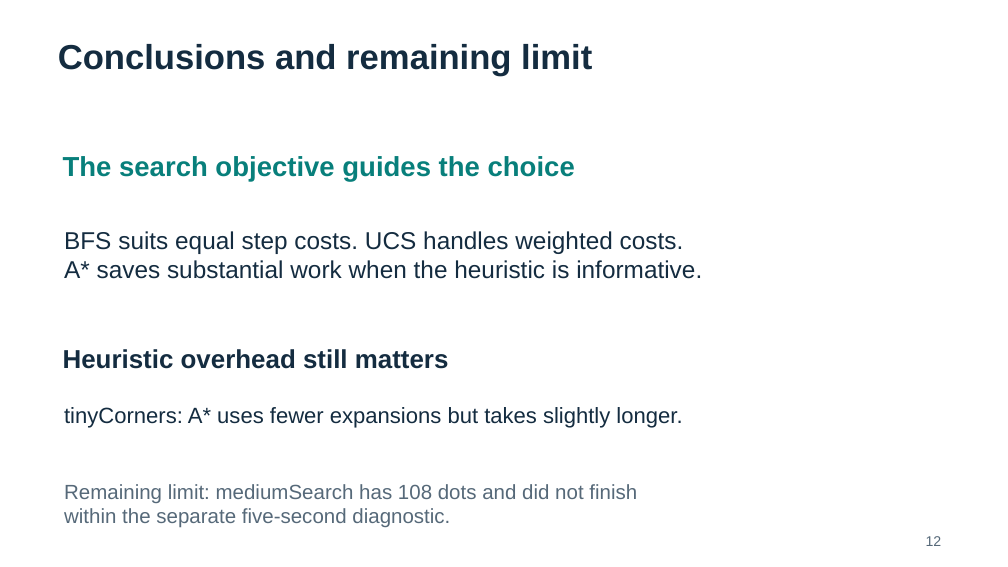
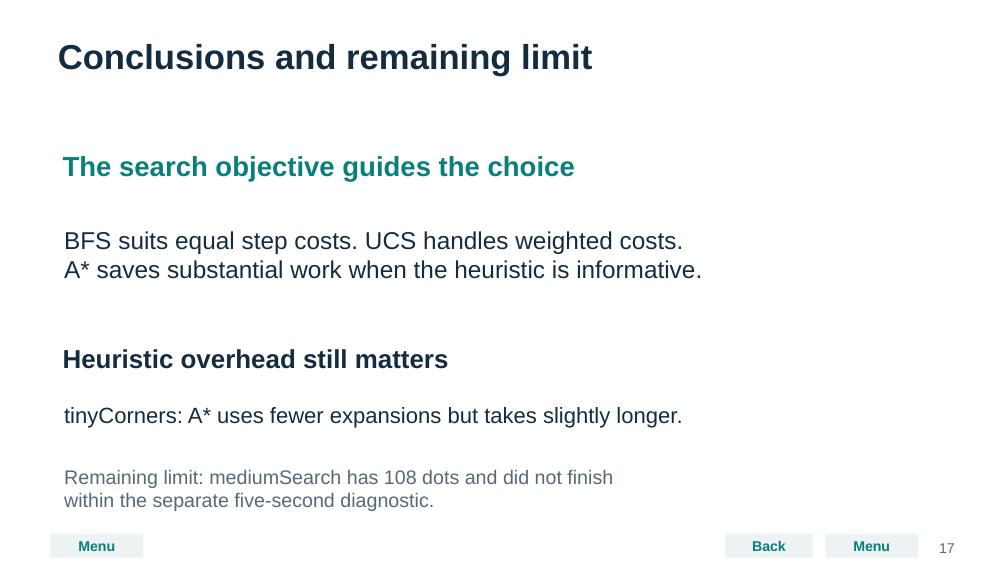
Before and after one commit to maitreya-v/AI_project_1, a slide deck: slide 17 of Project01_PacMan_Presentation.pptx (slide 12 before the commit). Drawn at 1008x567 pixels with LibreOffice and Linux fonts; fonts in the diff are those of the drawing. Boxes give left, top, right and bottom in pixels: in the first picture for what was removed or moved away, otherwise in the second. Text is boxed around its words. In the diff, an @@ line names an element or a change of style, - is before the commit and + after.

```diff
--- a/Project01_PacMan_Presentation.pptx
+++ b/Project01_PacMan_Presentation.pptx
@@ text "Remaining limit: mediumSearch has 108 ...": place and size @@
-text "Remaining limit: mediumSearch has 108 ..." at box(64, 484, 637, 528)
+text "Remaining limit: mediumSearch has 108 ..." at box(64, 470, 613, 511)
@@ text "Remaining limit: mediumSearch has 108 ..." at box(64, 470, 613, 511): size 19.5 to 18.8 pt @@
@@ rectangle added at box(51, 534, 144, 557), fill #EDF3F5, 13.5 pt, text #087F7B, bold @@
+Menu
@@ rectangle added at box(725, 534, 813, 557), fill #EDF3F5, 13.5 pt, text #087F7B, bold @@
+Back
@@ rectangle added at box(826, 534, 919, 557), fill #EDF3F5, 13.5 pt, text #087F7B, bold @@
+Menu
@@ text removed at box(926, 536, 942, 546) @@
-12
@@ text added at box(939, 543, 955, 553), 13.5 pt, text #566979 @@
+17
```
Also in this commit, not shown: 11 other slides changed, 8 slides added, 1 other file.
